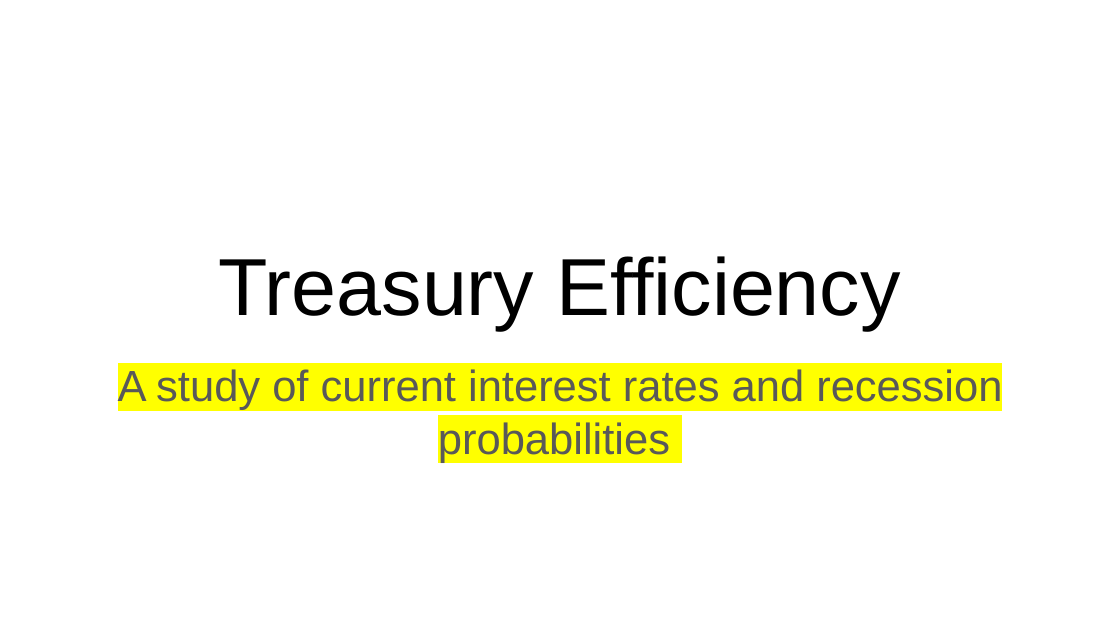
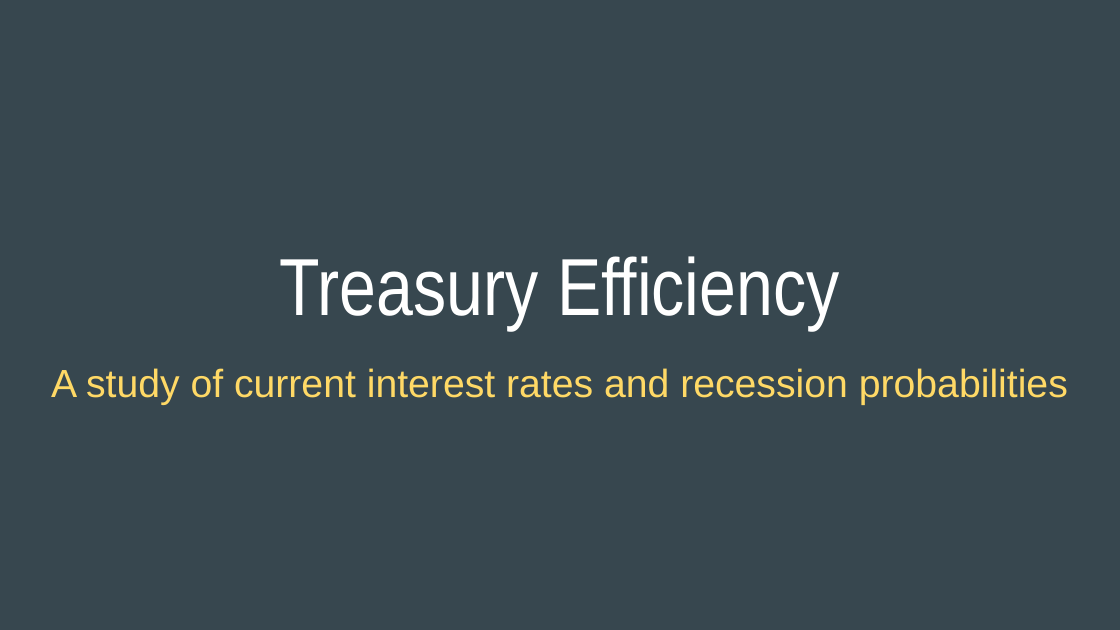
Before and after one commit to zeta1178/FinTech-Project1, a slide deck: slide 1 of FinTech_Project_1_Presentation.pptx. Drawn at 1120x630 pixels with LibreOffice and Linux fonts; fonts in the diff are those of the drawing. Boxes give left, top, right and bottom in pixels: in the first picture for what was removed or moved away, otherwise in the second. Text is boxed around its words. In the diff, an @@ line names an element or a change of style, - is before the commit and + after.

```diff
--- a/FinTech_Project_1_Presentation.pptx
+++ b/FinTech_Project_1_Presentation.pptx
@@ background #FFFFFF to #37474F @@
@@ title "Treasury Efficiency" at <box>280,256,840,329</box>: font Arial to Arial Narrow, text colour #000000 to #FFFFFF @@
@@ subtitle "A study of current interest ..." at <box>51,368,1068,405</box>: size 28 to 25.2 pt, text colour #595959 to #FFD966, highlight #FFFF00 to none @@
```
Also in this commit, not shown: 5 other slides changed, 4 slides added, 2 slides removed.
